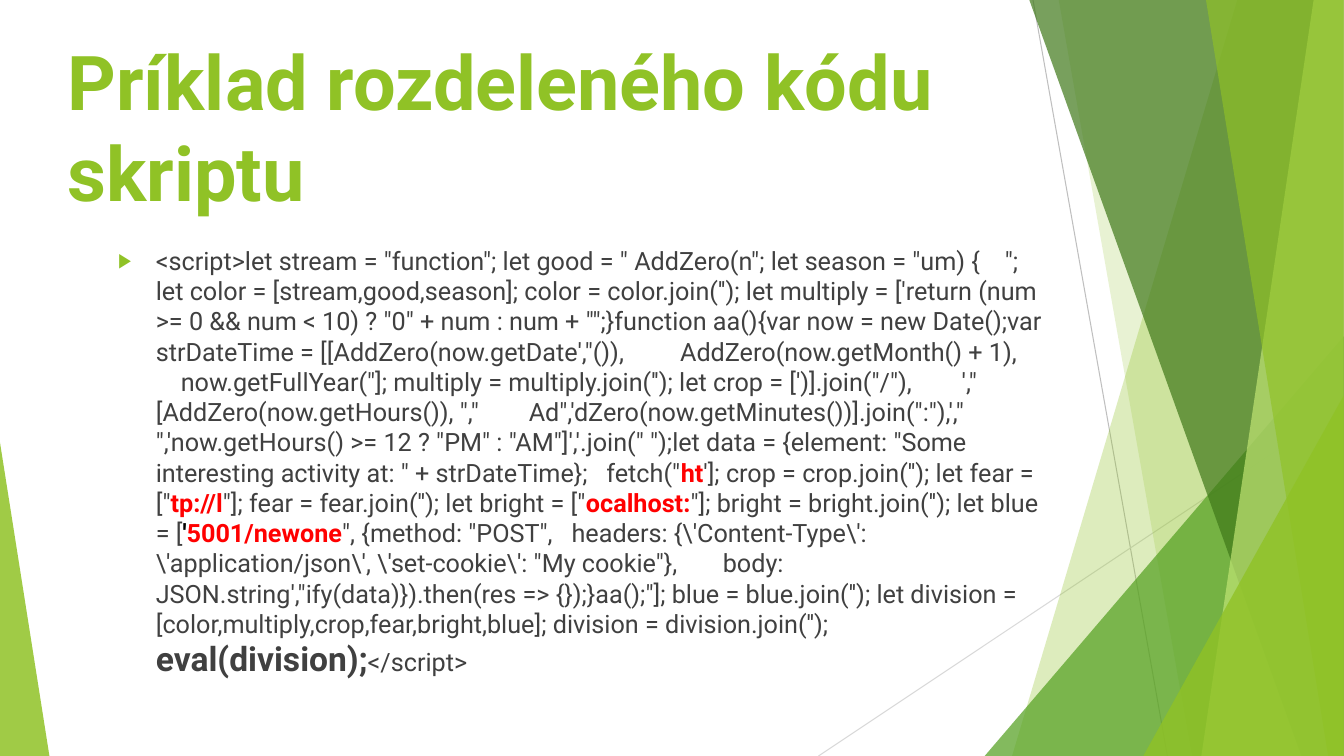
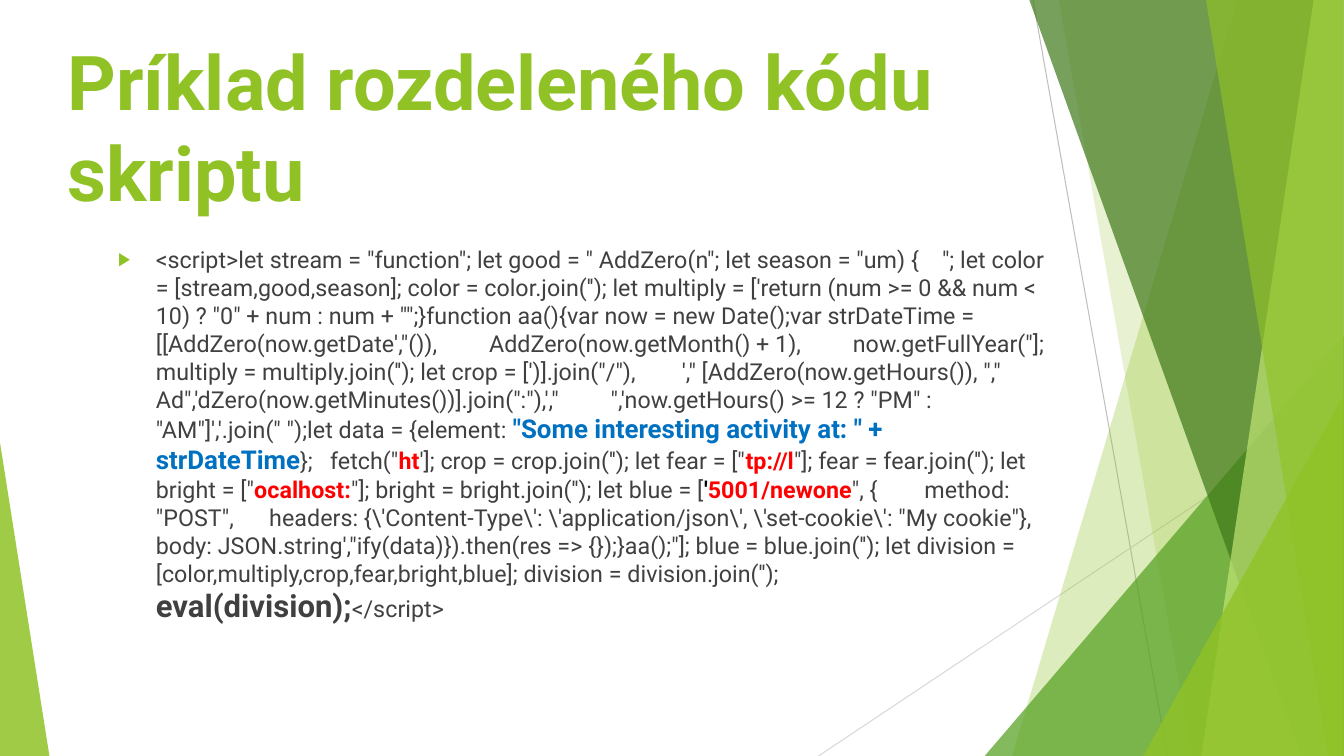
Before and after one commit to jperdek/tokenCreator, a slide deck: slide 9 of presentations/Detekcia nepovoleneho prístupu kustomizáciou nízko interaktívnych honeypotov2.pptx. Drawn at 1344x756 pixels with LibreOffice and Linux fonts; fonts in the diff are those of the drawing. Boxes give left, top, right and bottom in pixels: in the first picture for what was removed or moved away, otherwise in the second. Text is boxed around its words. In the diff, an @@ line names an element or a change of style, - is before the commit and + after.

```diff
--- a/presentations/Detekcia nepovoleneho prístupu kustomizáciou nízko interaktívnych honeypotov2.pptx
+++ b/presentations/Detekcia nepovoleneho prístupu kustomizáciou nízko interaktívnych honeypotov2.pptx
@@ text "<script>let stream = "function"; let ..." at (156, 249, 1044, 624): size 18 to 16.6 pt; size 18 to 18.5 pt, text colour #404040 to #0070C0, bold on in ""Some interesting activity at: " + strDateTime};"; size 24 to 22.2 pt in "eval(division);</script>" @@
```
Also in this commit, not shown: 6 slides added, 36 other files.
